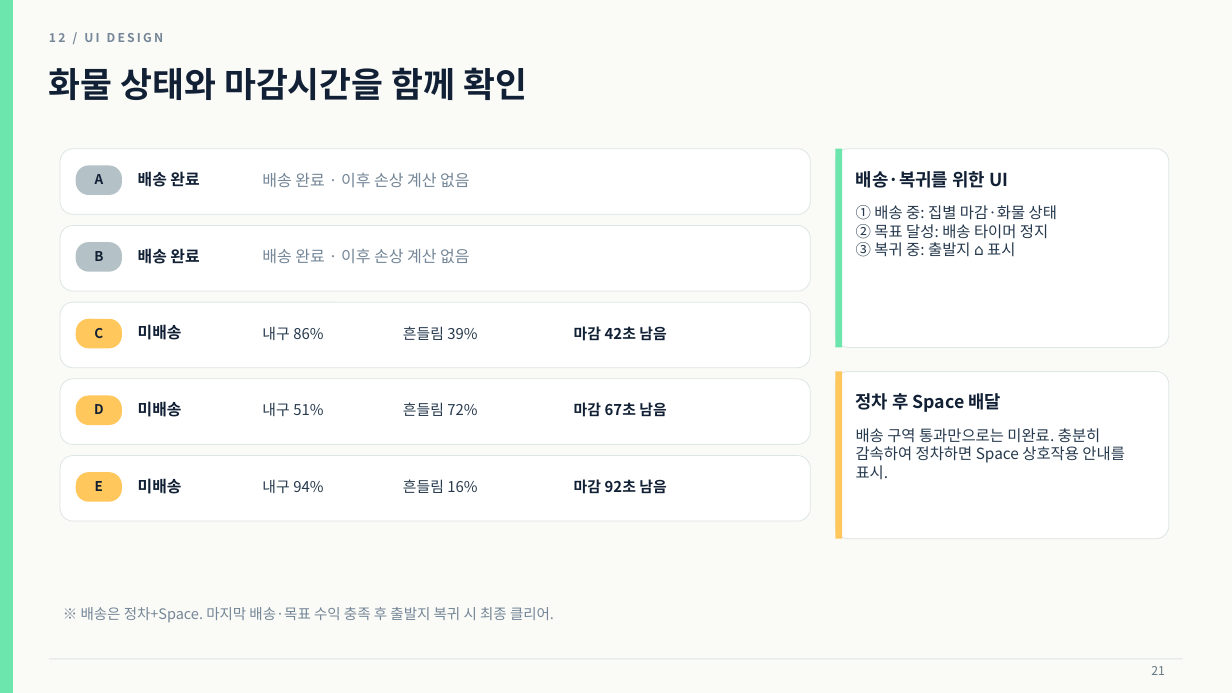
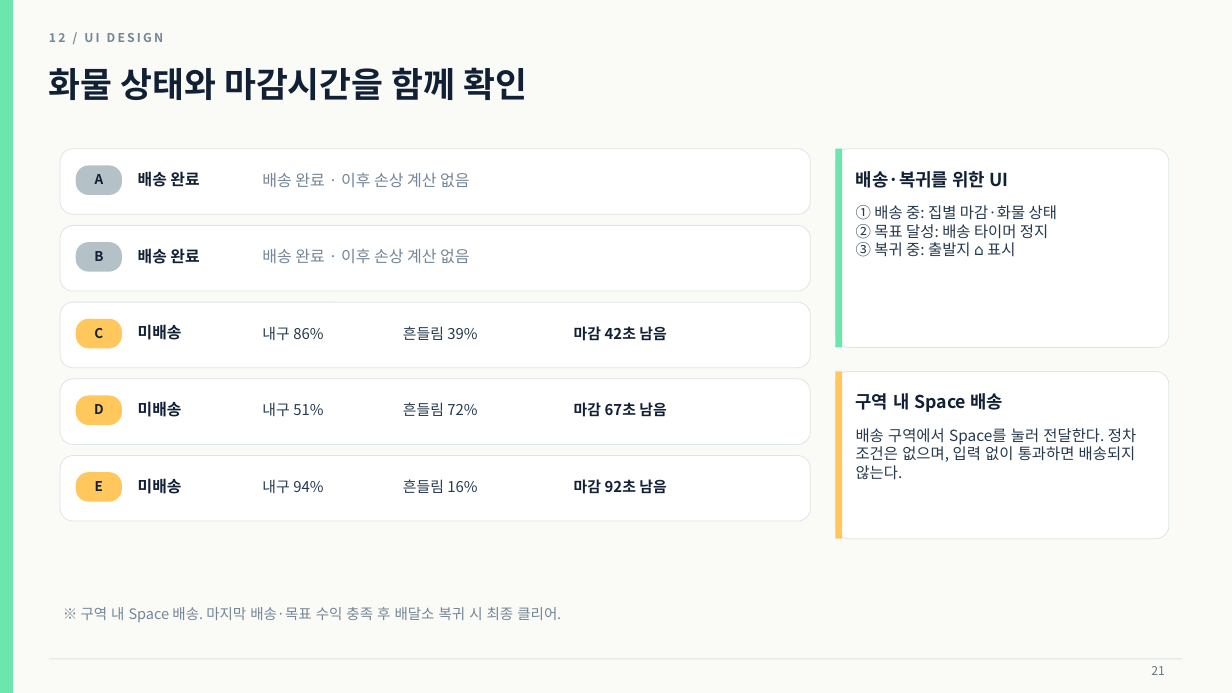
Before and after one commit to seo-spec/2Dgame-Delivery, a slide deck: slide 21 of data/docs/골목길_퀵배송_상세기획서.pptx. Drawn at 1232x693 pixels with LibreOffice and Linux fonts; fonts in the diff are those of the drawing. Boxes give left, top, right and bottom in pixels: in the first picture for what was removed or moved away, otherwise in the second. Text is boxed around its words. In the diff, an @@ line names an element or a change of style, - is before the commit and + after.

```diff
--- a/data/docs/골목길_퀵배송_상세기획서.pptx
+++ b/data/docs/골목길_퀵배송_상세기획서.pptx
@@ text at (856,393,1003,412): text changed @@
-정차 후 Space 배달
+구역 내 Space 배송
@@ text at (856,428,1136,480): text changed @@
-배송 구역 통과만으로는 미완료. 충분히 감속하여 정차하면 Space 상호작용 안내를 표시.
+배송 구역에서 Space를 눌러 전달한다. 정차 조건은 없으며, 입력 없이 통과하면 배송되지 않는다.
@@ text at (81,607,561,622): text changed @@
-※ 배송은 정차+Space. 마지막 배송·목표 수익 충족 후 출발지 복귀 시 최종 클리어.
+※ 구역 내 Space 배송. 마지막 배송·목표 수익 충족 후 배달소 복귀 시 최종 클리어.
```
Also in this commit, not shown: 11 other slides changed, 6 slides added, 1 other file.
